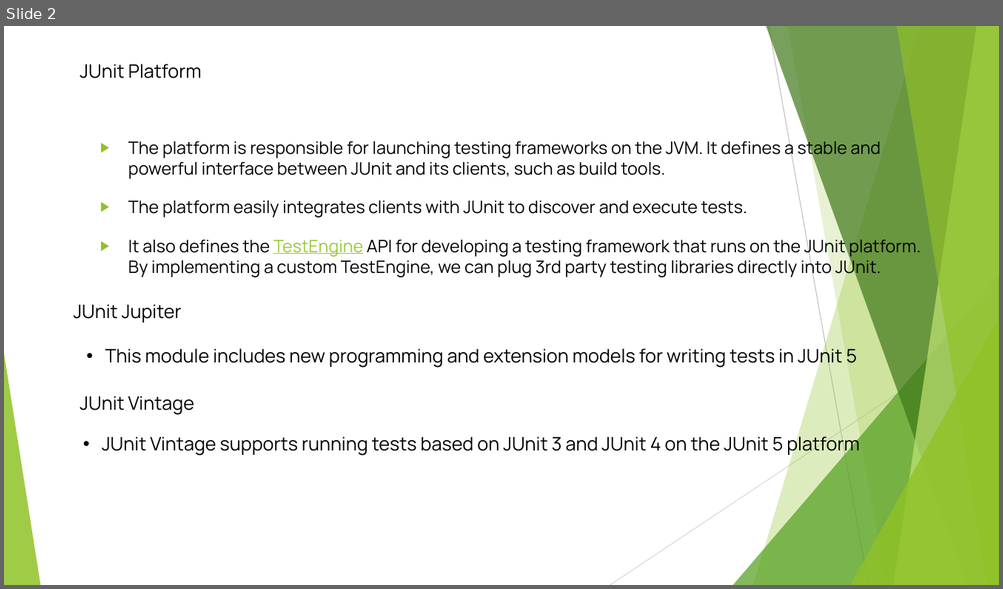
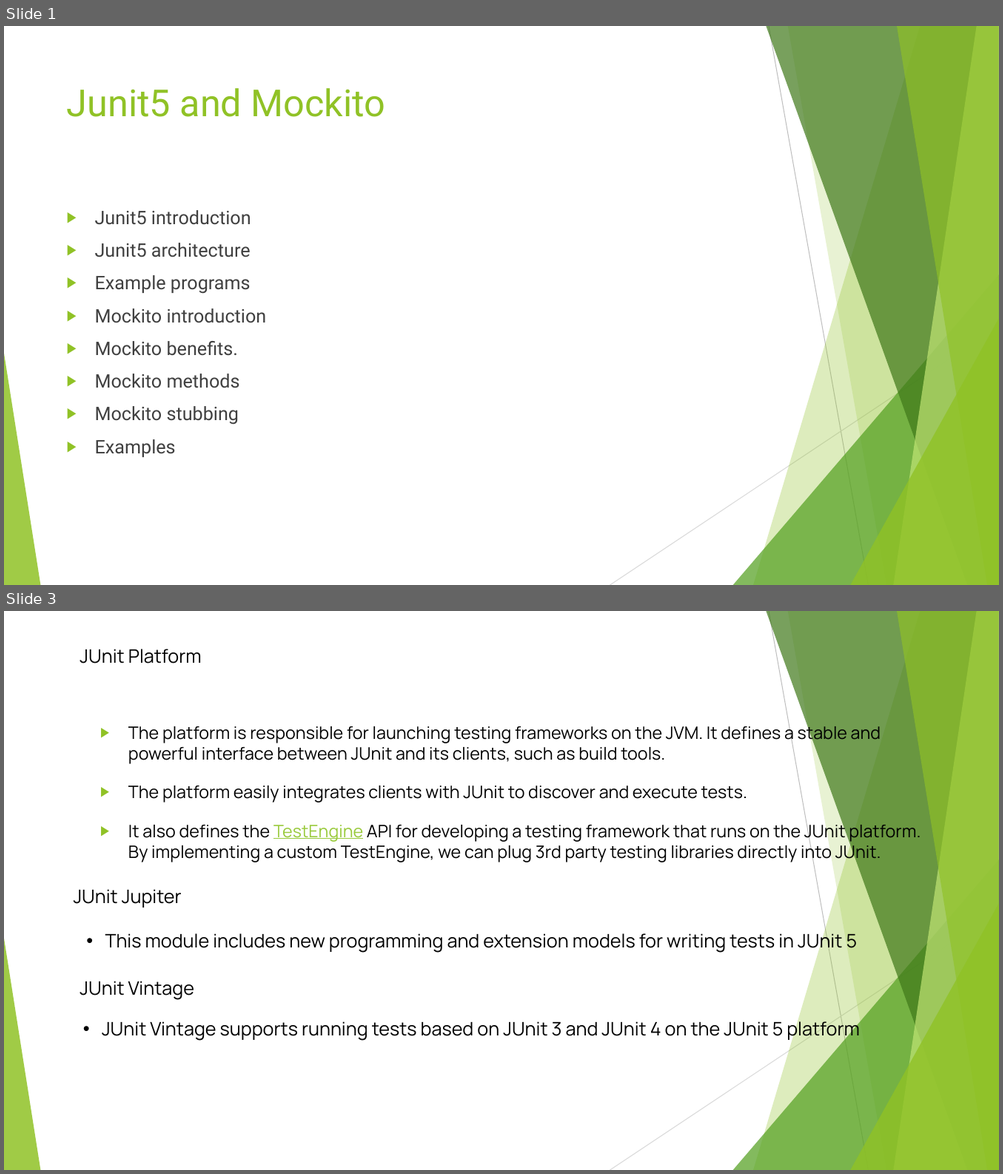
Before and after one commit to madhav123/junit5-ex, a slide deck: Junit5-indtoduction.pptx. Shown one above the other, each under a label of ours: slide 2 before the commit, slides 1 and 3 after it; the slides between them are not shown. The pictures are 1003x589 and 1003x1174 pixels, drawn with LibreOffice and Linux fonts; fonts in the diff are those of the drawing. Boxes give left, top, right and bottom in pixels: in the first picture for what was removed or moved away, otherwise in the second. Text is boxed around its words. In the diff, an @@ line names an element or a change of style, - is before the commit and + after.

```diff
--- a/Junit5-indtoduction.pptx
+++ b/Junit5-indtoduction.pptx
@@ slide 1 added at (4,26,999,585), background #FFFFFF; not listed: 10 template elements that a slide beside it also shows @@
@@ title added at (67,88,386,117), 36 pt, text #90C226 @@
+Junit5 and Mockito
@@ text added at (95,210,267,457), 18 pt, text #404040 @@
+▶ Junit5 introduction
+▶ Junit5 architecture
+▶ Example programs
+▶ Mockito introduction
+▶ Mockito benefits.
+▶ Mockito methods
+▶ Mockito stubbing
+▶ Examples
@@ what was slide 2 is now slide 3 @@
```
Also in this commit, not shown: 2 slides changed, 3 other slides added, 1 slide removed, 1 other file.
